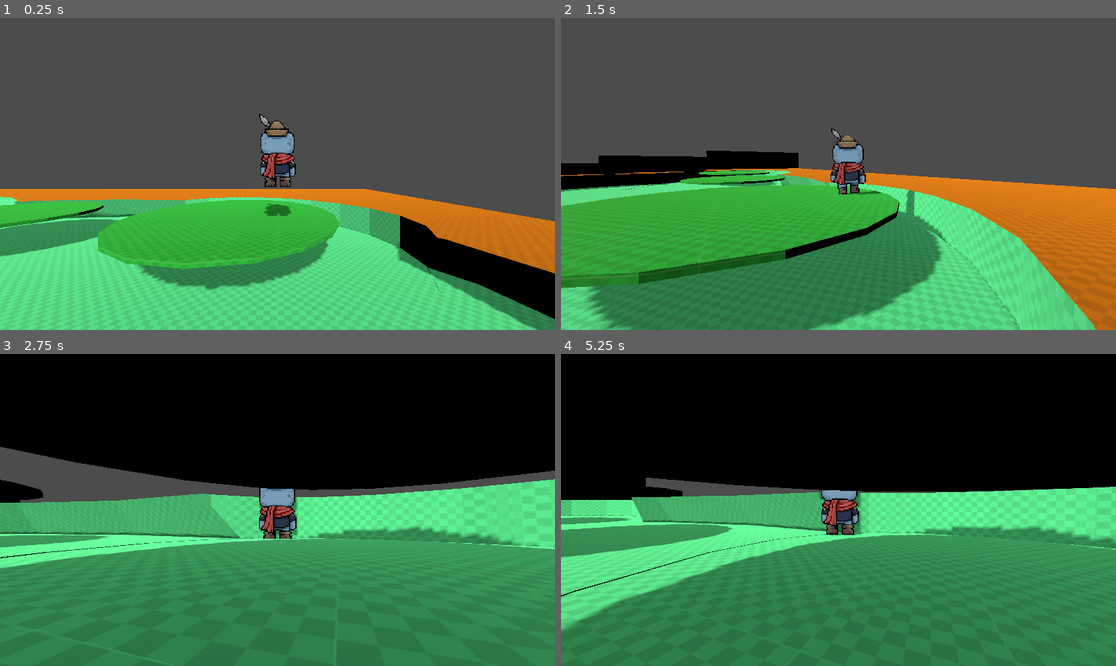
Above: before the commit, frames 1-4 (two rows, left to right).
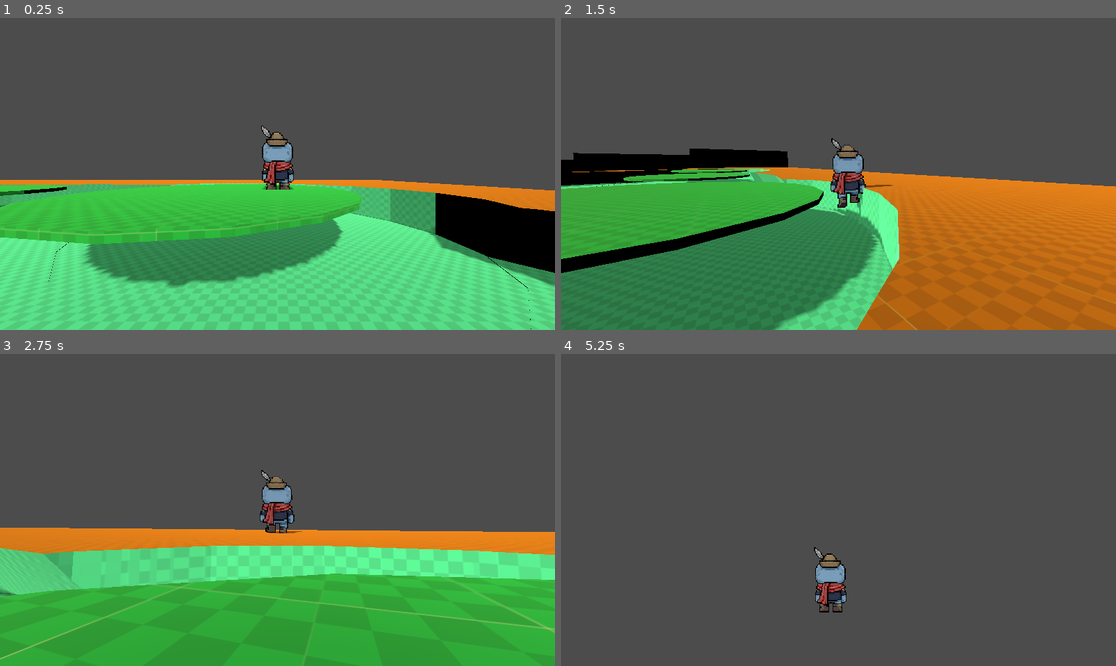
Above: after the commit, the same moments.

Repository: DBorgKiwami/group-project
Game: Godot game, scene res://scenes/levels/3d/tutorial.tscn
The game is run twice, just before and just after one commit, with the same random seed, the same clock (stepped at 60 frames per second) and the same inputs. This scene is started directly instead of the project's main scene.
Inputs (mouse positions are in pixels of both pictures, inside the frame that each line leads up to):
- Up to frame 1 (0.25 s): no input
- Up to frame 2 (1.5 s): tap Enter (ui_accept) at 0.5, 0.77 s; move the mouse to (866, 174) at 0.52 s; hold Shift (attack) 0.53-1.28 s; hold Up (ui_up) from 0.53 s (still down); move the mouse to (810, 174) at 1.27 s; tap / (grapple) at 1.35 s
- Up to frame 3 (2.75 s): keep holding Up (ui_up); tap Enter (ui_accept) at 1.52 s; move the mouse to (288, 503) at 2.02 s; hold E (interact) from 2.03 s (still down)
- Up to frame 4 (5.25 s): keep holding Up (ui_up); move the mouse to (832, 516) at 2.77 s; release E (interact) at 2.78 s; tap Shift (attack) at 2.85 s; tap Enter (ui_accept) at 3.02, 3.77, 4.52 s; move the mouse to (877, 513) at 3.52 s; hold / (grapple) 3.53-4.28 s; move the mouse to (794, 506) at 4.27 s; tap E (interact) at 4.35 s; move the mouse to (844, 510) at 5.02 s; hold Shift (attack) from 5.03 s (still down)

The runs differ from the first frame. In frame 1, 25% of the frame differs, in the area x 0-100%, y 30-100%; in frame 2, 27%; in frame 3, 95%; in frame 4, 99%, in the area x 0-100%, y 0-100%.

Commit message:
Update tutorial.tscn

Diff:
--- a/scenes/levels/3d/tutorial.tscn
+++ b/scenes/levels/3d/tutorial.tscn
@@ -8,7 +8,7 @@
 [node name="Tutorial" type="Node3D" unique_id=529679215]
 
 [node name="3Dplatformingcharacter" parent="." unique_id=679442019 instance=ExtResource("1_u5d63")]
-transform = Transform3D(1, 0, 0, 0, 1, 0, 0, 0, 1, 0, 2.0147095, -1.1217918)
+transform = Transform3D(1, 0, 0, 0, 1, 0, 0, 0, 1, 0, 0.7062906, -3.2152607)
 
 [node name="CSGCombiner3D" type="CSGCombiner3D" parent="." unique_id=1982583864]
 use_collision = true
